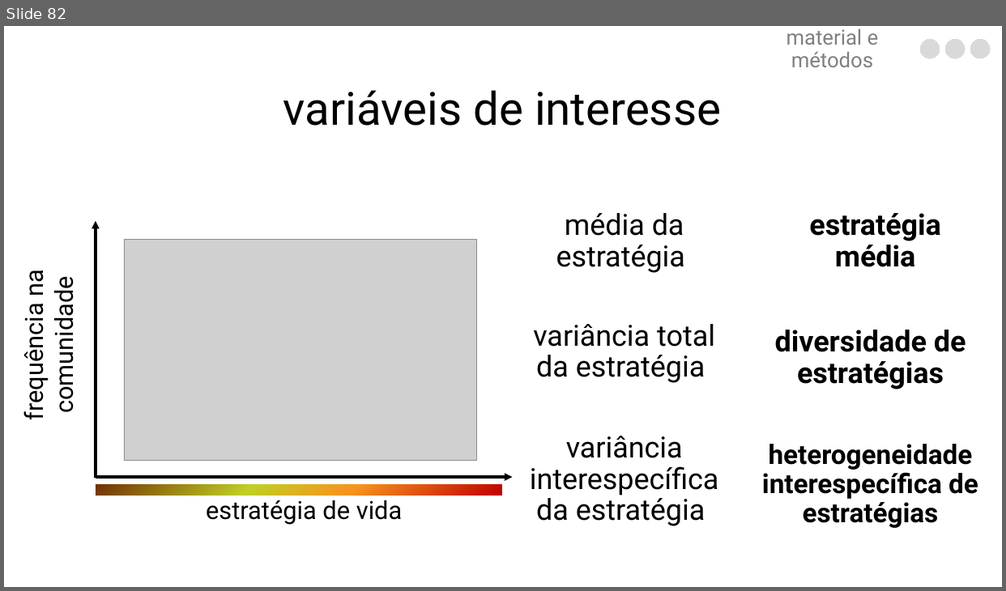
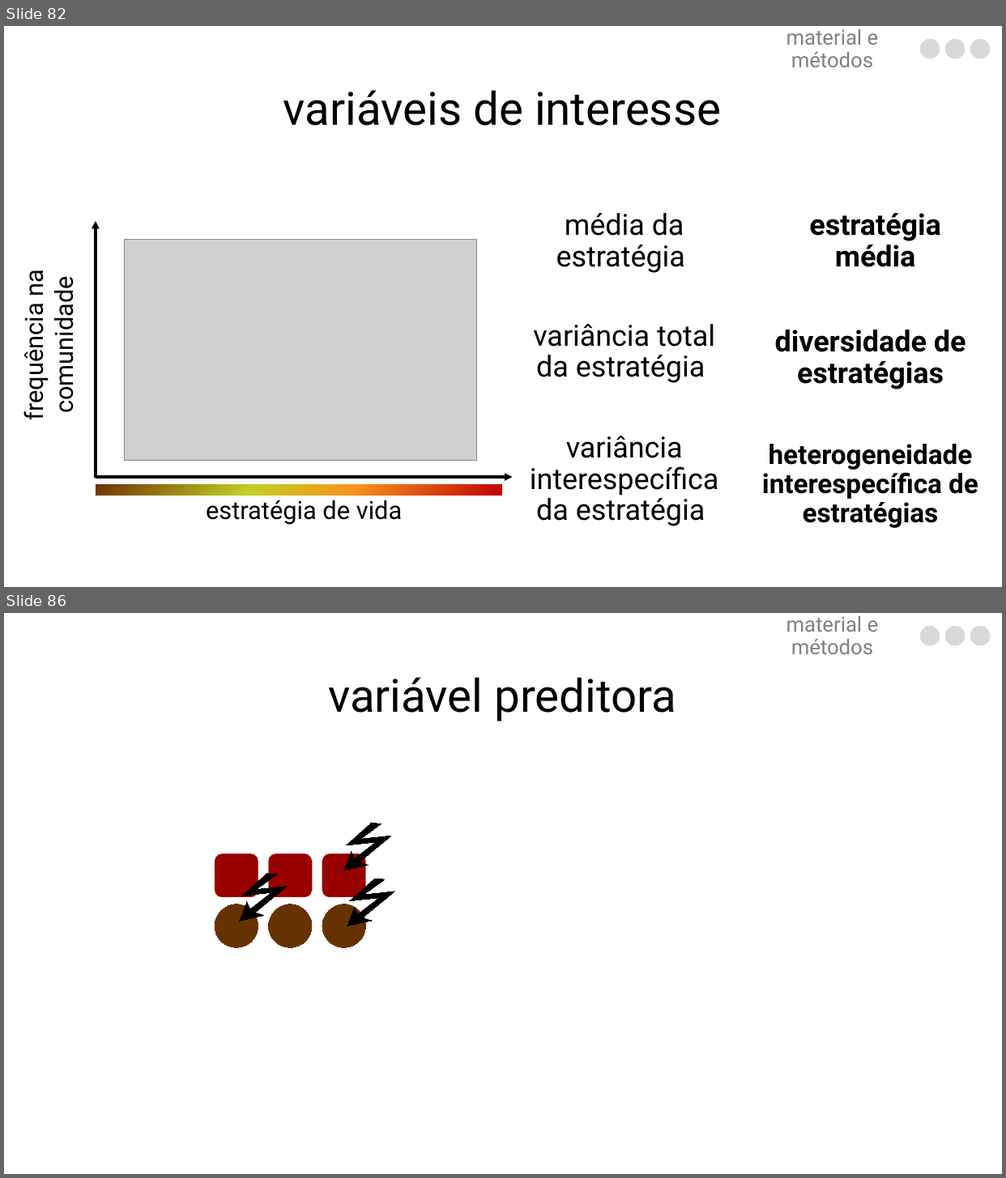
Before and after one commit to luisanovara/dissertacao, a slide deck: DEFESA.pptx. Shown one above the other, each under a label of ours: slide 82 before the commit, slides 82 and 86 after it; the slides between them are not shown. The pictures are 1006x591 and 1006x1178 pixels, drawn with LibreOffice and Linux fonts; fonts in the diff are those of the drawing; grey boxes stand for pictures. Boxes give left, top, right and bottom in pixels: in the first picture for what was removed or moved away, otherwise in the second. Text is boxed around its words. In the diff, an @@ line names an element or a change of style, - is before the commit and + after.

```diff
--- a/DEFESA.pptx
+++ b/DEFESA.pptx
@@ slide 86 added at (x1=4, y1=613, x2=1002, y2=1174), background #FFFFFF @@
@@ text added at (x1=786, y1=616, x2=879, y2=654), 20 pt, text #808080 @@
+material e métodos
@@ freeform shape added at (x1=920, y1=627, x2=940, y2=646), fill #D9D9D9, outline #D9D9D9 0 pt @@
@@ freeform shape added at (x1=946, y1=627, x2=965, y2=646), fill #D9D9D9, outline #D9D9D9 0 pt @@
@@ freeform shape added at (x1=970, y1=627, x2=990, y2=646), fill #D9D9D9, outline #D9D9D9 0 pt @@
@@ title added at (x1=328, y1=677, x2=676, y2=722), 44 pt, text #000000 @@
+variável preditora
@@ freeform shape added at (x1=344, y1=824, x2=391, y2=871), fill #000000, outline #000000 0 pt @@
@@ freeform shape added at (x1=215, y1=854, x2=258, y2=897), fill #990000, outline #990000 0 pt @@
@@ freeform shape added at (x1=268, y1=854, x2=312, y2=897), fill #990000, outline #990000 0 pt @@
@@ freeform shape added at (x1=322, y1=854, x2=365, y2=897), fill #990000, outline #990000 0 pt @@
@@ freeform shape added at (x1=240, y1=874, x2=287, y2=921), fill #000000, outline #000000 0 pt @@
@@ freeform shape added at (x1=347, y1=879, x2=394, y2=926), fill #000000, outline #000000 0 pt @@
@@ freeform shape added at (x1=215, y1=905, x2=258, y2=948), fill #663300, outline #663300 0 pt @@
@@ freeform shape added at (x1=268, y1=905, x2=312, y2=948), fill #663300, outline #663300 0 pt @@
@@ freeform shape added at (x1=322, y1=905, x2=365, y2=948), fill #663300, outline #663300 0 pt @@
```
Also in this commit, not shown: 16 other slides added.
